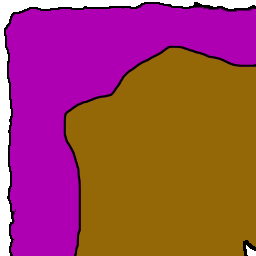
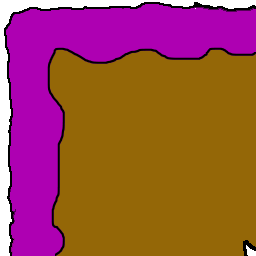
Two versions of the same layered image (256x256). Layer-by-layer changes:
hid "NDR Middle" over left=12, top=8, right=256, bottom=256
added layer "NDR Middle-New" above "NDR" over left=12, top=8, right=256, bottom=256
